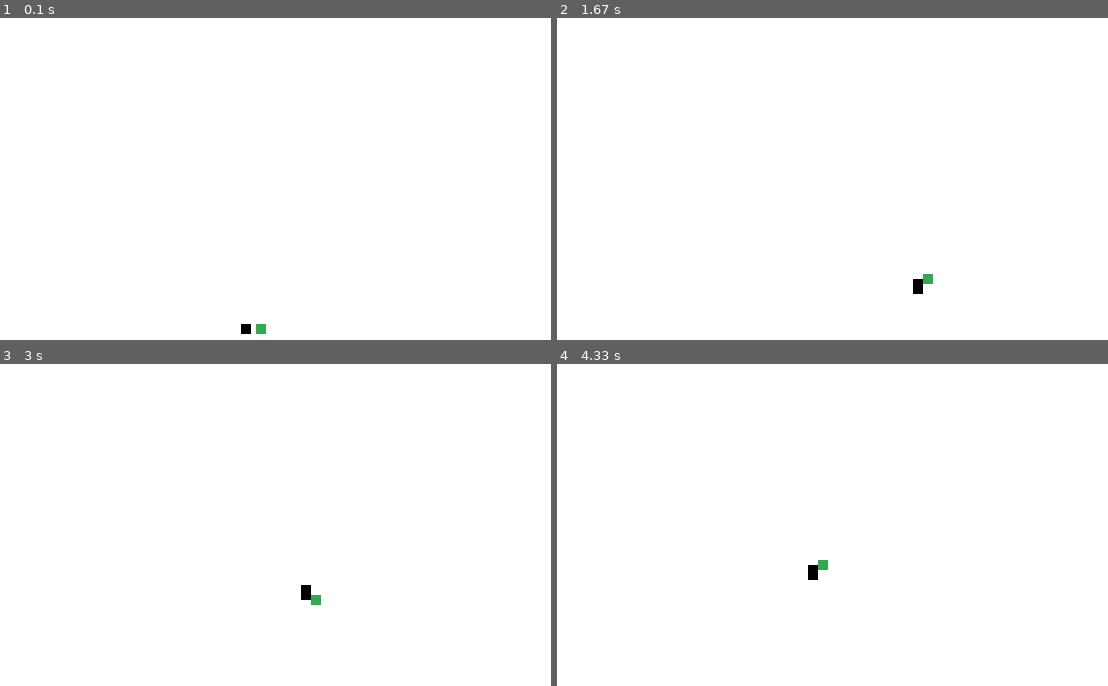
Above: before the commit, frames 1-4 (two rows, left to right).
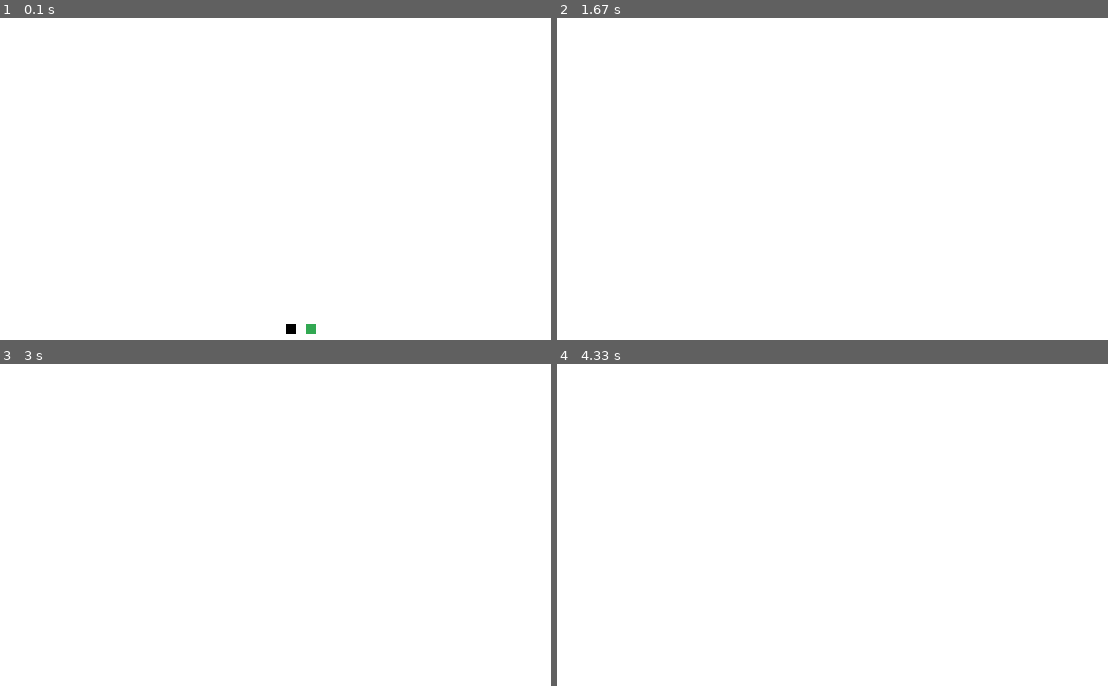
Above: after the commit, the same moments.

Repository: mcastre1/pygame
Game: pygame game, started from snake_game/main.py
Two runs of this game, one before a commit and one after it. Both use one fixed random seed, a clock stepped at 60 frames per second and the inputs below.
Inputs:
- Up to frame 1 (0.1 s): no input
- Up to frame 2 (1.67 s): tap Space at 0.33 s; hold Up 1.17-1.63 s
- Up to frame 3 (3 s): hold Left 2.17-2.7 s; hold Down from 2.73 s (still down)
- Up to frame 4 (4.33 s): release Down at 3.2 s; hold Left 3.23-3.7 s; hold Up 3.73-4.1 s

The runs differ from the first frame. In frame 1, 0.2% of the frame differs, in the area x 43-58%, y 95-99%; in frame 2, 0.1%; in frame 3, 0.1%; in frame 4, 0.1%.

Commit message:
Snake works but its based on fps, need to change to delta time.

Diff:
--- a/snake_game/main.py
+++ b/snake_game/main.py
@@ -2,6 +2,14 @@
 from settings import *
 from sprites.head import Head
 from sprites.body import Body
+
+def checkCollision():
+    global head_group, body_group, head
+
+    for body in body_group:
+        if body.rect.colliderect(head.rect):
+            print("Collided")
+
 
 pygame.init()
 clock = pygame.time.Clock()
@@ -60,6 +68,9 @@
 
 
     screen.fill(WHITE)
+    last_pos_x = head.pos_x
+    last_pos_y = head.pos_y
+    last_direction = head.direction
 
     head_group.update()
 
@@ -69,16 +80,18 @@
     new_body_group = body_group.sprites()[:-1]
 
     if head.direction == 'Right':
-        new_body_group.insert(0, Body(head.pos_x - SIZE, head.pos_y, head.direction))
+        new_body_group.insert(0, Body(last_pos_x, last_pos_y, last_direction))
     elif head.direction == 'Left':
-        new_body_group.insert(0, Body(head.pos_x - SIZE, head.pos_y, head.direction))
+        new_body_group.insert(0, Body(last_pos_x, last_pos_y, last_direction))
     elif head.direction == 'Up':
-        new_body_group.insert(0, Body(head.pos_x - SIZE, head.pos_y, head.direction))
+        new_body_group.insert(0, Body(last_pos_x, last_pos_y, last_direction))
     elif head.direction == 'Down':
-        new_body_group.insert(0, Body(head.pos_x - SIZE, head.pos_y, head.direction))
+        new_body_group.insert(0,Body(last_pos_x, last_pos_y, last_direction))
 
     body_group = pygame.sprite.Group(new_body_group)
 
+    checkCollision()
+
     pygame.display.update()
 
-    clock.tick(20)
+    clock.tick()
--- a/snake_game/settings.py
+++ b/snake_game/settings.py
@@ -9,5 +9,5 @@
 GREEN = (50, 168, 82)
 
 # Snake atributest
-SNAKE_SPEED = 5
+SNAKE_SPEED = 10
 SIZE = 10
--- a/snake_game/sprites/body.py
+++ b/snake_game/sprites/body.py
@@ -10,10 +10,3 @@
         self.pos_y = pos_y
         self.rect.center = (self.pos_x, self.pos_y)
         self.direction = direction
-
-    def update(self, pos_x, pos_y, direction):
-        self.pos_x = pos_x
-        self.pos_y = pos_y
-        self.direction = direction
-
-        self.rect.center = (self.pos_x, self.pos_y)
